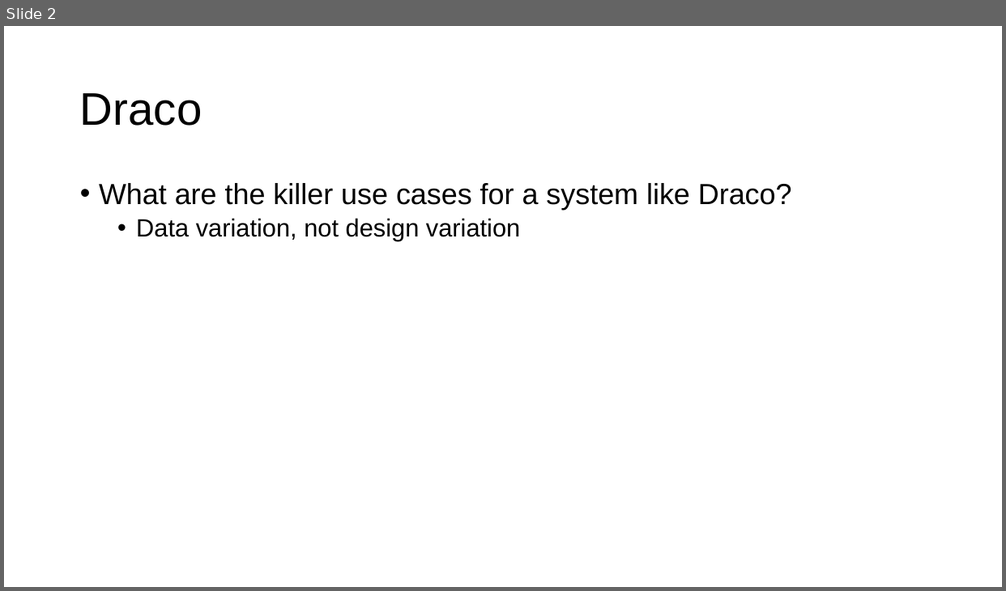
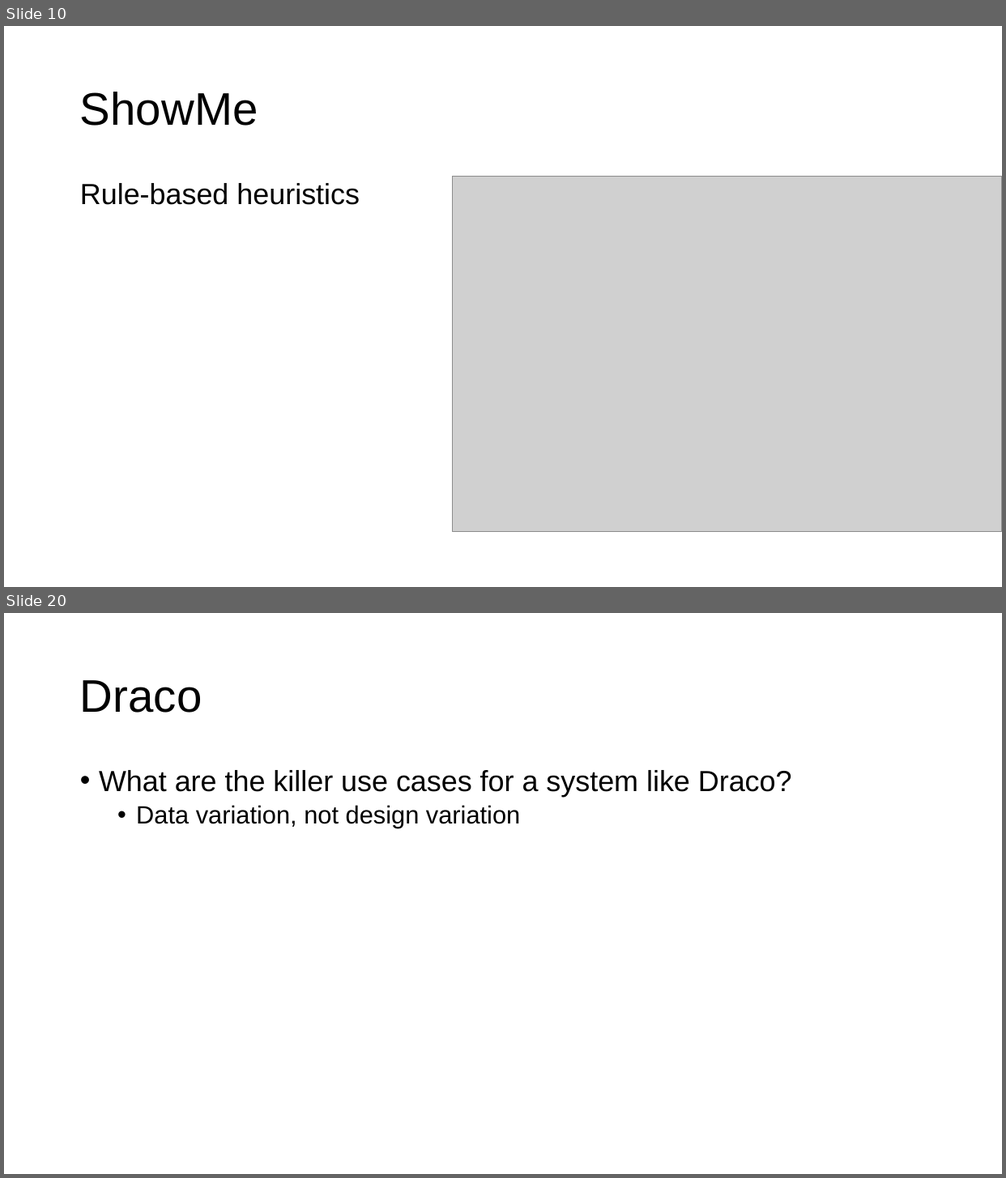
Before and after one commit to columbiaviz/columbiaviz.github.io, a slide deck: 2020s_w6998/lecs/04_rec.pptx. Shown one above the other, each under a label of ours: slide 2 before the commit, slides 10 and 20 after it; the slides between them are not shown. The pictures are 1006x591 and 1006x1178 pixels, drawn with LibreOffice and Linux fonts; fonts in the diff are those of the drawing; grey boxes stand for pictures. Boxes give left, top, right and bottom in pixels: in the first picture for what was removed or moved away, otherwise in the second. Text is boxed around its words. In the diff, an @@ line names an element or a change of style, - is before the commit and + after.

```diff
--- a/2020s_w6998/lecs/04_rec.pptx
+++ b/2020s_w6998/lecs/04_rec.pptx
@@ slide 10 added at bbox=[4, 26, 1002, 587], background #FFFFFF @@
@@ title added at bbox=[80, 92, 258, 126], 44 pt, text #000000 @@
+ShowMe
@@ text added at bbox=[80, 183, 360, 205], 28 pt, text #000000 @@
+Rule-based heuristics
@@ picture added at bbox=[453, 177, 1002, 532] @@
@@ what was slide 2 is now slide 20 @@
```
Also in this commit, not shown: 2 slides changed, 18 other slides added.
